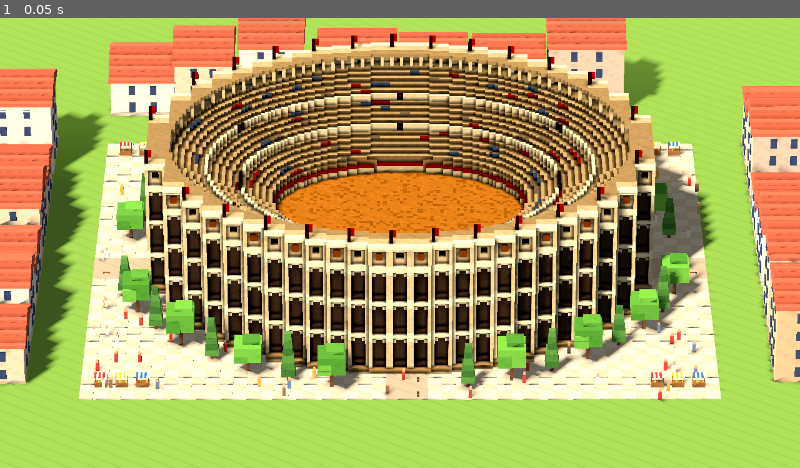
Above: before the commit, frame 1.
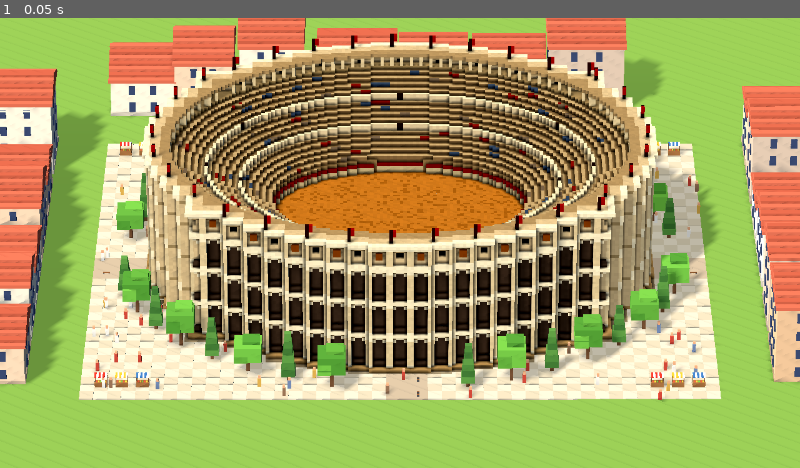
Above: after the commit, the same moment.

Repository: ramonfueglister/apoleia
Game: Godot game, scene res://main.tscn
Two runs of this game, one before a commit and one after it. Both use one fixed random seed, a clock stepped at 60 frames per second and the inputs below.
Inputs:
- Up to frame 1 (0.05 s): no input

The runs differ from the first frame. In frame 1, 19% of the frame differs, in the area x 0-100%, y 0-85%.

Commit message:
Colosseum: stepped plan from all four sides, thin red rim far away
Bays run south/north where the oval is flatter than 45 degrees and
east/west where it is steeper, so rotated instances show arches too.
Far LODs draw the flag ring as a 1 m strip on the rim's outer edge and
keep the arcade rhythm as alternating block columns. Softer, cooler
shadows in the test scenes.

Co-Authored-By: Claude Opus 5.5 (1M context) <noreply@anthropic.com>

Diff:
--- a/prototypes/colosseum/colosseum_mesh.gd
+++ b/prototypes/colosseum/colosseum_mesh.gd
@@ -34,7 +34,7 @@
 # Camera distances for the near-orthographic Urbek camera (FOV 10): LOD0
 # while the view is under about 260 m wide, LOD1 to 700 m, LOD2 to 1.6 km.
 const LOD_RANGES := [0.0, 1500.0, 4000.0, 9000.0, 400000.0]
-const CACHE := "user://colosseum_urbek_v9_%d.res"
+const CACHE := "user://colosseum_urbek_v11_%d.res"
 
 # Palette: Caesar III travertine within Urbek's soft light. 0 is empty.
 const PALETTE := [
@@ -45,17 +45,20 @@
 	Color("a89a88"), Color("b0574a"), Color("7a8796"),
 	Color("a89a88"), Color("b0574a"), Color("7a8796"), Color("c2b49c"),
 	Color("66594f"), Color("c8b99c"), Color("cdbb9c"), Color("a8977c"), Color("bca98a"),
-	Color("a89886")]
+	Color("a89886"), Color("8f8173")]
 enum { EMPTY, PAVE, STONE, STONE_MID, CORNICE, ARCH_BACK, COLUMN, WINDOW, TREAD,
 	WALKWAY, SAND, SAND_DARK, PODIUM, MAST, RED, VOMITORIUM, PODIUM_BAND, BALTEUS_WALL, BRONZE,
-	RED_BAND, CROWD, ARCH_HEAD = 27, SHADOW_LINE, PORTICO, RIM_SHADOW, TREAD_BACK, FACADE_MID }
+	RED_BAND, CROWD, ARCH_HEAD = 27, SHADOW_LINE, PORTICO, RIM_SHADOW, TREAD_BACK, FACADE_MID, FACADE_DARK }
 const CROWD_COUNT := 3
 const CROWD_MUTED := CROWD + CROWD_COUNT
 const CROWD_MUTED_COUNT := 4
 # Top faces that differ from the sides: a tread is light on top and darker
 # on its riser; the arch floor is shaded.
 const TOP := {TREAD: Color("d6c6a8"), TREAD_BACK: Color("bca98a"), ARCH_BACK: Color("7e7064"),
-	BALTEUS_WALL: Color("efe5d0"), RED_BAND: Color("b8402f")}
+	BALTEUS_WALL: Color("efe5d0")}
+# Far away the flags show as a red strip this wide on the rim's outer edge.
+const BAND_M := 1.0
+const BAND_COLOUR := Color("b8402f")
 # Corner occlusion: 0 = both sides blocked, 3 = open.
 const AO := [0.5, 0.68, 0.85, 1.0]
 
@@ -74,15 +77,63 @@
 ## facade column within its bay, the bay, and the depth from the ellipse
 ## with the arena edge, which shape the seating.
 ##
-## The facade is built like an Urbek building for the north-up camera: every
-## bay is a straight run of P voxels facing south (or north), set at the
-## ellipse at its middle. Neighbouring bays step back, so the curve reads as
-## a staircase of flat bays with arches all round; the steps' side walls face
-## east and west and are edge-on to the camera. Bay 0 is centred on x = 0.
+## The facade is built like an Urbek building: every bay is a straight run
+## of P voxels set at the ellipse at its middle (see _plan); neighbouring
+## bays step back, so the curve reads as a staircase of flat bays with arches
+## all round. Bay 0 is centred on x = 0.
 ## With `smooth`, the facade follows the oval itself (for the far LODs).
+## Bay band and column within the bay along one axis, centred on 0. LOD1
+## (bays of 3 at 1 m) is phase-shifted so its piers sit on LOD0's piers.
+static func _band(i: int, p: int) -> int:
+	return floori((i + 1) / 3.0) if p == 3 else floori((i + p / 2) / float(p))
+
+static func _band_sub(i: int, p: int) -> int:
+	return posmod(i - 1, 3) if p == 3 else posmod(i + p / 2, p)
+
+## Facade position (voxels from the centre) of a run of bays centred at
+## `band`, on an ellipse with half-axes `along` (the run's axis) and `across`.
+static func _run_face(band: int, p: int, along: float, across: float) -> int:
+	var b := minf(absf(band) * p, along - 1.0)
+	return roundi(across * sqrt(maxf(0.0, 1.0 - (b / along) ** 2)))
+
+## The stepped plan at voxel size v with bays of p voxels: [depth from the
+## facade, column in the bay, bay id]. Where the oval runs flatter than 45
+## degrees the bays are runs facing south or north, stepping in z; where it
+## is steeper they face east or west, stepping in x. So arches show from
+## every side, whichever way an instance is rotated.
+static func _plan(ix: int, iz: int, v: float, p: int) -> Vector3i:
+	var av := A / v
+	var bv := B / v
+	var x45 := av * av / sqrt(av * av + bv * bv)
+	var z45 := bv * bv / sqrt(av * av + bv * bv)
+	var qx := ix if ix >= 0 else -ix - 1
+	var qz := iz if iz >= 0 else -iz - 1
+	var bxn := _band(ix, p)
+	var bzn := _band(iz, p)
+	var zfam := absi(bxn) * p <= x45
+	var xfam := absi(bzn) * p <= z45
+	var dz := _run_face(bxn, p, av, bv) - 1 - qz
+	var dx := _run_face(bzn, p, bv, av) - 1 - qx
+	var use_z := true
+	var d := 0
+	if zfam and xfam:
+		use_z = dz <= dx
+		d = mini(dz, dx)
+	elif zfam:
+		d = dz
+	elif xfam:
+		use_z = false
+		d = dx
+	else:
+		# Beyond both families: only the corner between the last runs.
+		var xe := int(x45 / p + 1) * p
+		var ze := int(z45 / p + 1) * p
+		d = mini(xe - 1 - qx, ze - 1 - qz)
+	if use_z:
+		return Vector3i(d, _band_sub(ix, p), bxn + (1000 if iz < 0 else 0))
+	return Vector3i(d, _band_sub(iz, p), bzn + 2000 + (1000 if ix < 0 else 0))
+
 static func _columns(n: Vector3i, lo: Vector3, smooth := false) -> Dictionary:
-	var av := A / V
-	var bv := B / V
 	var count := n.x * n.z
 	var depth := PackedInt32Array()
 	var sub := PackedInt32Array()
@@ -95,14 +146,11 @@
 		for x in n.x:
 			var ix := x - n.x / 2
 			var iz := z - n.z / 2
-			var qz := iz if iz >= 0 else -iz - 1
-			var band := floori((ix + P * 0.5) / P)
-			var bx := minf(absf(band) * P, av - 1.0)
-			var face := roundi(bv * sqrt(maxf(0.0, 1.0 - (bx / av) ** 2)))
+			var plan := _plan(ix, iz, V, P)
 			var c := x + z * n.x
-			depth[c] = face - 1 - qz if absf(band) * P - P * 0.5 < av else -1000
-			sub[c] = posmod(ix + P / 2, P)
-			bay[c] = band + (1000 if iz < 0 else 0)
+			depth[c] = plan.x
+			sub[c] = plan.y
+			bay[c] = plan.z
 			var p := lo + Vector3(x + 0.5, 0, z + 0.5) * V
 			var e := Vector2(p.x / A, p.z / B).length()
 			var rr := Vector2(A * cos(atan2(p.z / B, p.x / A)), B * sin(atan2(p.z / B, p.x / A))).length()
@@ -298,20 +346,12 @@
 		kinds.append(k)
 	for z in n.z:
 		for x in n.x:
-			var ix := x - n.x / 2
-			var iz := z - n.z / 2
-			var qz := iz if iz >= 0 else -iz - 1
-			var band := floori((ix + 1) / 3.0)
-			if absf(band) * 3.0 - 1.5 >= A:
-				continue
-			var bx := minf(absf(band) * 3.0, A - V)
-			var face := roundi(B * sqrt(maxf(0.0, 1.0 - (bx / A) ** 2)))
-			var d := face - 1 - qz
+			var plan := _plan(x - n.x / 2, z - n.z / 2, 1.0, 3)
+			var d := plan.x
 			if d < -2 or d > 1:
 				continue
-			var s1 := posmod(ix - 1, 3)
-			var pier := s1 == 0
-			var b := band + (1000 if iz < 0 else 0)
+			var pier := plan.y == 0
+			var b := plan.z
 			for y in n.y:
 				var k: int = kinds[y]
 				var c := EMPTY
@@ -430,13 +470,14 @@
 					# dark and light, at 4 m the whole arcade is
 					# the average of pier and arch; the attic stays light.
 					var arch := counts[ARCH_BACK] + counts[ARCH_HEAD]
-					var arcade := y * f < ARCADE_TOP and best in [STONE, SHADOW_LINE, COLUMN, ARCH_BACK, ARCH_HEAD]
+					var arcade := (y + 1) * f > PLINTH_ROWS and y * f < ARCADE_TOP \
+						and best in [STONE, STONE_MID, SHADOW_LINE, COLUMN, ARCH_BACK, ARCH_HEAD, CORNICE]
 					if f == 4 and arcade:
 						# Bays and 2 m blocks cannot line up, so the rhythm is a
-						# regular alternation instead of a sampled one.
+						# regular alternation of full-height dark and light columns.
 						c = ARCH_BACK if posmod(x + z, 2) == 0 else STONE
 					elif f >= 8 and arcade:
-						c = FACADE_MID
+						c = FACADE_MID if posmod(x + z, 2) == 0 else FACADE_DARK
 				grid[x + n.x * (y + n.y * z)] = c
 	# The red band keeps to the outer edge: one block wide, not the whole rim.
 	if f >= 4:
@@ -551,7 +592,37 @@
 						var colour: Color = TOP[col_id] if axis == 1 and TOP.has(col_id) else PALETTE[col_id]
 						_emit(st, corners, aos, colour, Vector3(nv), v)
 						a += wide
+	_red_strip(st, vox)
 	return st.commit()
+
+## The red strip on the rim's top faces: BAND_M wide along each outer edge
+## of a RED_BAND block, a hair above the face, so it looks the same width
+## from every side whatever the block size.
+static func _red_strip(st: SurfaceTool, vox: Dictionary) -> void:
+	var n: Vector3i = vox.n
+	var v: float = vox.v
+	var lo: Vector3 = vox.lo
+	for z in n.z:
+		for y in n.y:
+			for x in n.x:
+				if _at(vox, Vector3i(x, y, z)) != RED_BAND or _at(vox, Vector3i(x, y + 1, z)) != EMPTY:
+					continue
+				var top := lo.y + (y + 1) * v + 0.02
+				var x0 := lo.x + x * v
+				var z0 := lo.z + z * v
+				var cx := x - n.x / 2 + 0.5
+				var cz := z - n.z / 2 + 0.5
+				for dir in [Vector2i(1, 0), Vector2i(-1, 0), Vector2i(0, 1), Vector2i(0, -1)]:
+					if dir.x * cx + dir.y * cz <= 0.0 or _at(vox, Vector3i(x + dir.x, y, z + dir.y)) != EMPTY:
+						continue
+					var r := Rect2(x0, z0, v, v)
+					if dir.x > 0: r = Rect2(x0 + v - BAND_M, z0, BAND_M, v)
+					elif dir.x < 0: r = Rect2(x0, z0, BAND_M, v)
+					elif dir.y > 0: r = Rect2(x0, z0 + v - BAND_M, v, BAND_M)
+					else: r = Rect2(x0, z0, v, BAND_M)
+					var p: Array[Vector3] = [Vector3(r.position.x, top, r.position.y), Vector3(r.end.x, top, r.position.y),
+						Vector3(r.end.x, top, r.end.y), Vector3(r.position.x, top, r.end.y)]
+					_emit(st, p, [3, 3, 3, 3], BAND_COLOUR, Vector3.UP, v)
 
 ## One quad. The voxel size goes into the vertex alpha, so the shader can
 ## find each voxel for its colour noise.
--- a/prototypes/colosseum/main.gd
+++ b/prototypes/colosseum/main.gd
@@ -51,7 +51,7 @@
 	env.ambient_light_source = Environment.AMBIENT_SOURCE_COLOR
 	# Urbek-like light: cool sky fill in the shadows, soft occlusion, a
 	# warm sun, colours kept bright rather than filmic-washed.
-	env.ambient_light_color = Color("c4cad2")
+	env.ambient_light_color = Color("8fa6c8")
 	env.ambient_light_energy = 0.42
 	env.tonemap_mode = Environment.TONE_MAPPER_LINEAR
 	env.tonemap_exposure = 0.92
@@ -68,6 +68,7 @@
 	sun.light_energy = 1.05
 	sun.light_color = Color("fff1de")
 	sun.shadow_blur = 1.0
+	sun.shadow_opacity = 0.7
 	sun.shadow_enabled = not args.has("noshadow")
 	# Crisp contact shadows under ledges, as in Urbek; no acne on voxel faces.
 	sun.name = "Sun"
